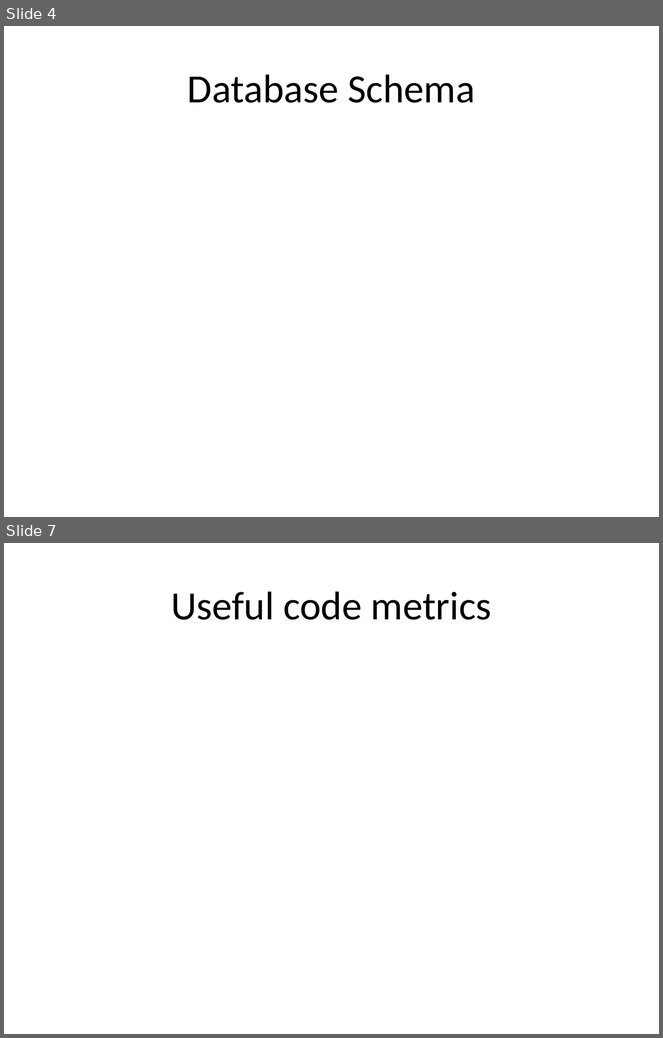
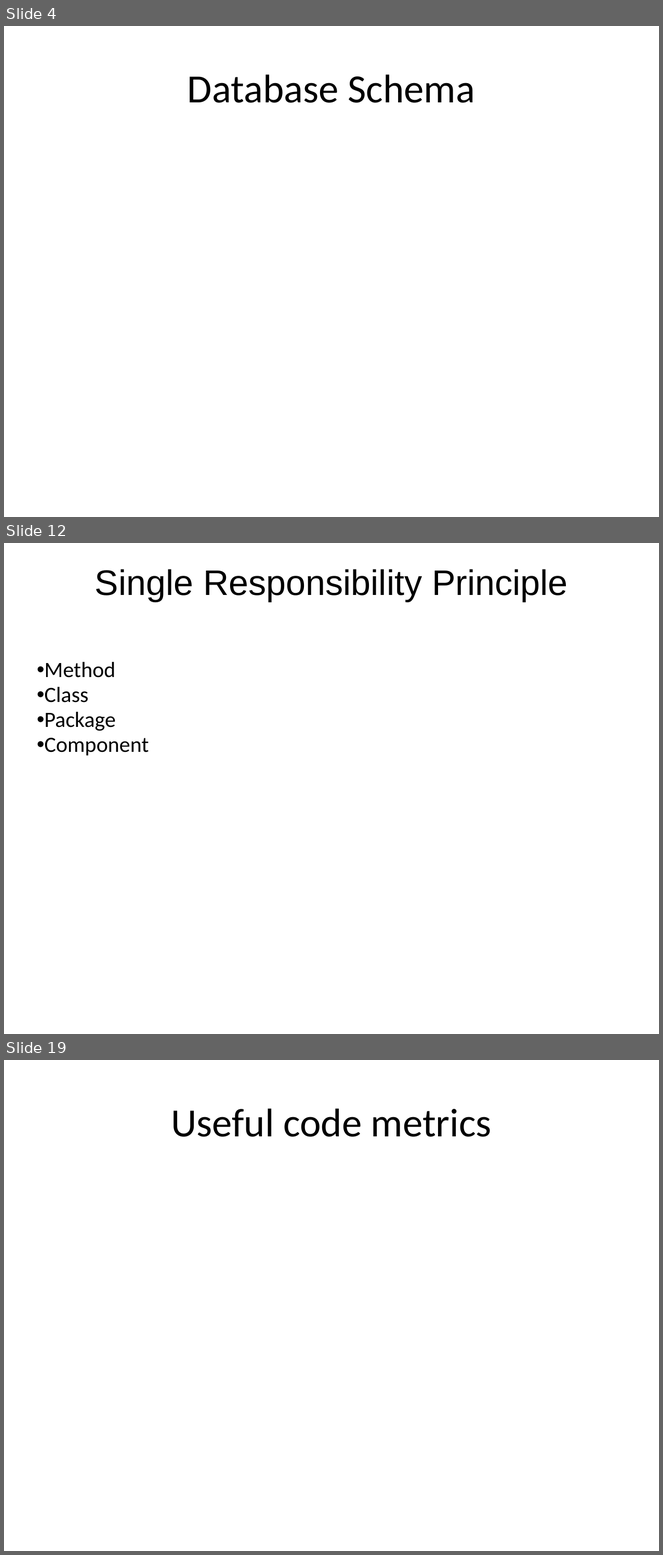
Before and after one commit to lqi/sensiblephp, a slide deck: FinalProjectPresentation.pptx. Shown one above the other, each under a label of ours: slides 4 and 7 before the commit, slides 4, 12 and 19 after it; the slides between them are not shown. The pictures are 663x1038 and 663x1555 pixels, drawn with LibreOffice and Linux fonts; fonts in the diff are those of the drawing. Boxes give left, top, right and bottom in pixels: in the first picture for what was removed or moved away, otherwise in the second. Text is boxed around its words. In the diff, an @@ line names an element or a change of style, - is before the commit and + after.

```diff
--- a/FinalProjectPresentation.pptx
+++ b/FinalProjectPresentation.pptx
@@ slide 12 added at (x1=4, y1=543, x2=659, y2=1034), background #FFFFFF @@
@@ title added at (x1=95, y1=569, x2=568, y2=601), 39 pt, text #000000 @@
+Single Responsibility Principle
@@ text added at (x1=45, y1=662, x2=149, y2=756), 24 pt, text #000000 @@
+• Method
+• Class
+• Package
+• Component
@@ what was slide 7 is now slide 19 @@
```
Also in this commit, not shown: 13 other slides added, 2 slides removed.
